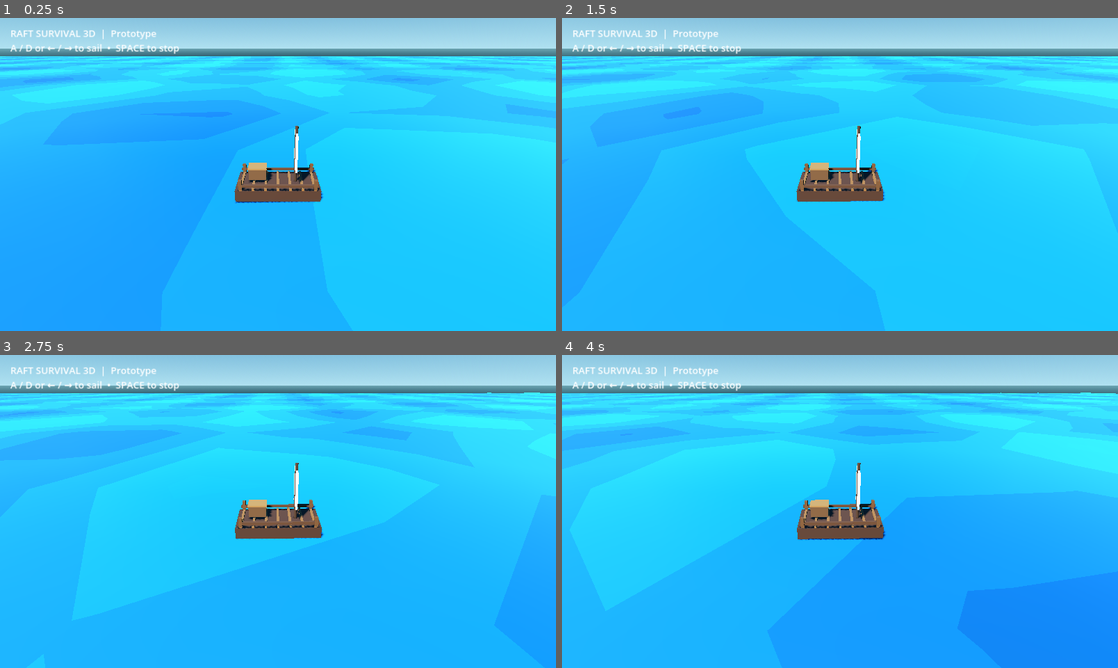
Above: before the commit, frames 1-4 (two rows, left to right).
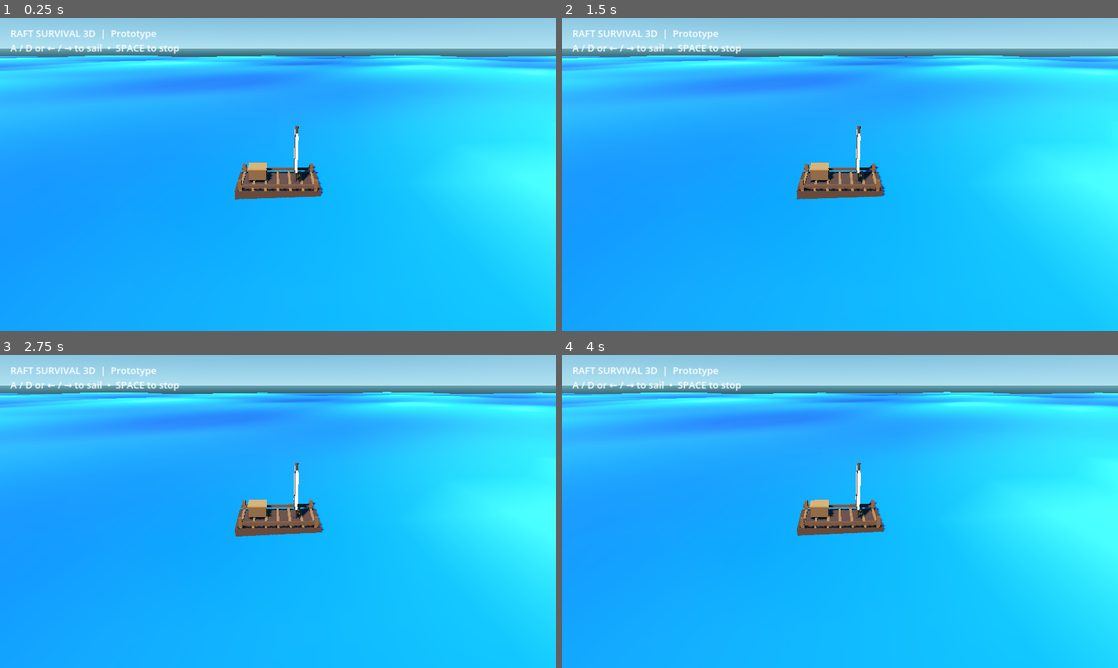
Above: after the commit, the same moments.

Repository: takasur888-glitch/Fishing-simulator-
Game: Godot game, scene res://scenes/main.tscn
Two runs of this game, one before a commit and one after it. Both use one fixed random seed, a clock stepped at 60 frames per second and the inputs below.
Inputs:
- Up to frame 1 (0.25 s): no input
- Up to frame 2 (1.5 s): tap Enter at 0.5 s; hold D 0.53-1.28 s; tap Space at 0.77 s; hold A from 1.28 s (still down)
- Up to frame 3 (2.75 s): tap Space at 1.52 s; release A at 2.03 s; hold D from 2.03 s (still down)
- Up to frame 4 (4 s): tap Space at 3.02, 3.77 s; release D at 3.53 s; hold A from 3.53 s (still down)

The runs differ from the first frame. In frame 1, 13% of the frame differs, in the area x 0-100%, y 11-70%; in frame 2, 23%; in frame 3, 40%; in frame 4, 56%, in the area x 0-100%, y 11-100%.

Commit message:
Replace flat ocean with faceted 3D wave geometry

Diff:
--- a/godot3d/scripts/main.gd
+++ b/godot3d/scripts/main.gd
@@ -81,22 +81,60 @@
     add_child(world)
 
 func _create_ocean() -> void:
-    # Large, lightweight low-poly ocean. Islands are added separately by the creator.
+    # Build an actual faceted 3D wave mesh (not a flat plane).
+    # Geometry is generated once; vertex colours create deep-to-shallow variation.
     var water := MeshInstance3D.new()
-    var plane := PlaneMesh.new()
-    plane.size = Vector2(700.0, 700.0)
-    # Fewer large faces create a low-poly look and reduce mobile GPU work.
-    plane.subdivide_width = 42
-    plane.subdivide_depth = 42
-    water.mesh = plane
-    ocean_material = ShaderMaterial.new()
-    var shader := Shader.new()
-    shader.code = WATER_SHADER
-    ocean_material.shader = shader
-    water.material_override = ocean_material
-    water.position.y = -0.35
+    var st := SurfaceTool.new()
+    st.begin(Mesh.PRIMITIVE_TRIANGLES)
+
+    const CELLS := 84
+    const EXTENT := 700.0
+    const STEP := EXTENT / float(CELLS)
+
+    for z in range(CELLS):
+        for x in range(CELLS):
+            var x0 := -EXTENT * 0.5 + float(x) * STEP
+            var z0 := -EXTENT * 0.5 + float(z) * STEP
+            var p0 := Vector3(x0, _ocean_wave_height(x0, z0), z0)
+            var p1 := Vector3(x0, _ocean_wave_height(x0, z0 + STEP), z0 + STEP)
+            var p2 := Vector3(x0 + STEP, _ocean_wave_height(x0 + STEP, z0 + STEP), z0 + STEP)
+            var p3 := Vector3(x0 + STEP, _ocean_wave_height(x0 + STEP, z0), z0)
+
+            _add_ocean_vertex(st, p0)
+            _add_ocean_vertex(st, p1)
+            _add_ocean_vertex(st, p3)
+            _add_ocean_vertex(st, p1)
+            _add_ocean_vertex(st, p2)
+            _add_ocean_vertex(st, p3)
+
+    st.generate_normals()
+    water.mesh = st.commit()
+    var ocean_mat := StandardMaterial3D.new()
+    ocean_mat.vertex_color_use_as_albedo = true
+    ocean_mat.roughness = 0.34
+    ocean_mat.metallic = 0.02
+    ocean_mat.cull_mode = BaseMaterial3D.CULL_DISABLED
+    water.material_override = ocean_mat
+    water.position.y = -0.45
     water.cast_shadow = GeometryInstance3D.SHADOW_CASTING_SETTING_OFF
     add_child(water)
+
+func _ocean_wave_height(x: float, z: float) -> float:
+    var long_wave := sin(x * 0.035 + z * 0.012) * 0.72
+    var cross_wave := cos(z * 0.047 - x * 0.018) * 0.48
+    var small_wave := sin((x + z) * 0.082) * 0.20
+    return long_wave + cross_wave + small_wave
+
+func _add_ocean_vertex(st: SurfaceTool, point: Vector3) -> void:
+    var crest := clamp((point.y + 1.25) / 2.7, 0.0, 1.0)
+    var deep := Color(0.015, 0.17, 0.34)
+    var shallow := Color(0.08, 0.52, 0.65)
+    var foam_tint := Color(0.48, 0.78, 0.82)
+    var water_color := deep.lerp(shallow, crest)
+    if point.y > 1.05:
+        water_color = water_color.lerp(foam_tint, 0.28)
+    st.set_color(water_color)
+    st.add_vertex(point)
 
 func _create_raft() -> void:
     raft = Node3D.new()
